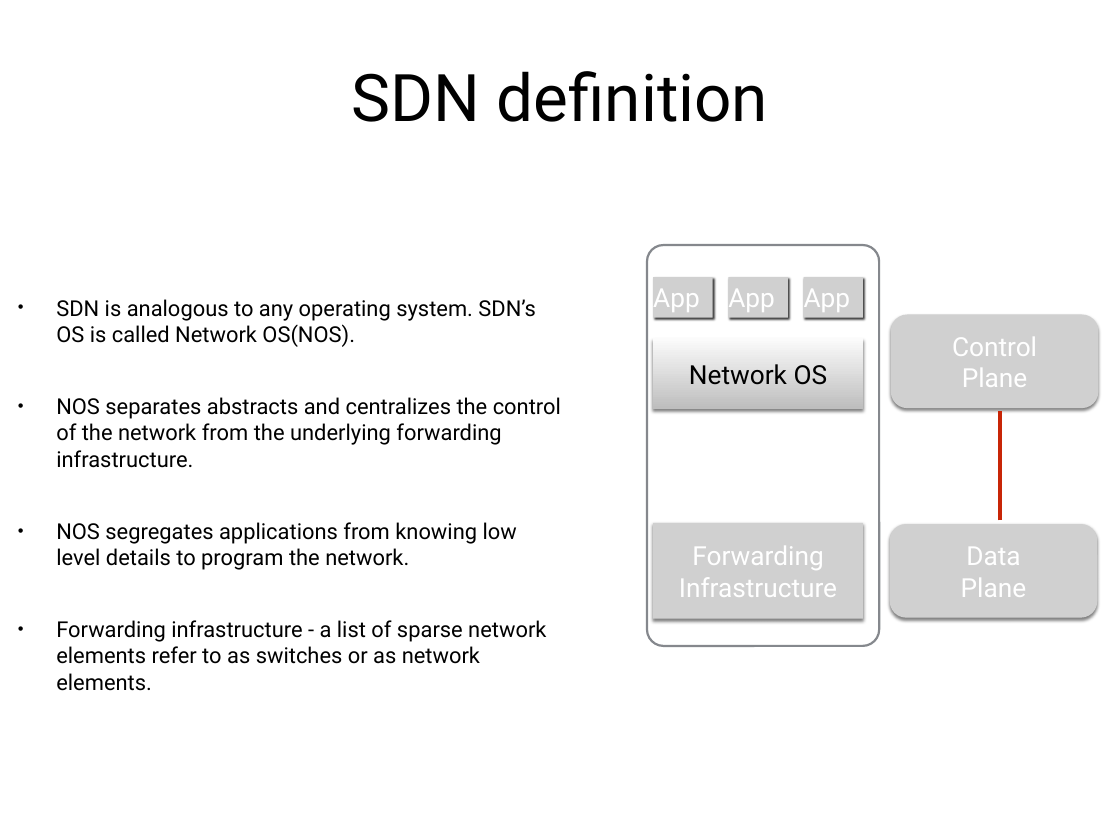
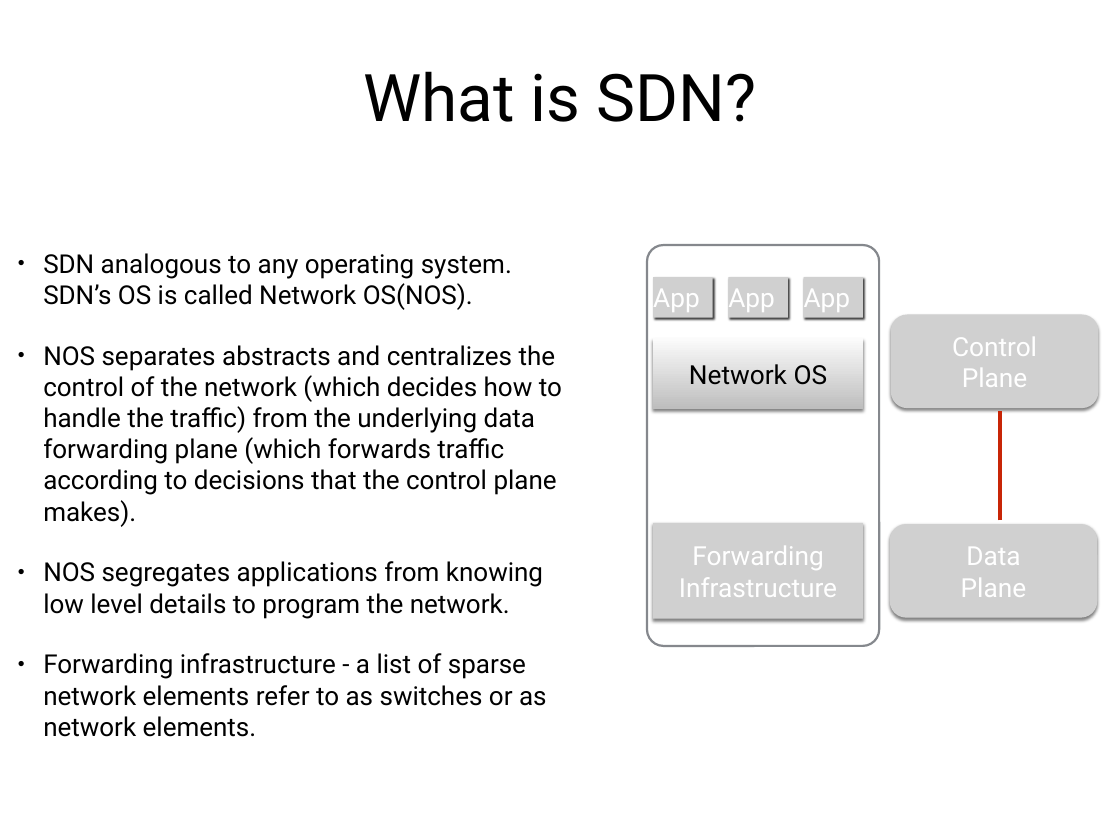
Before and after one commit to nickkaranatsios/ruby-utils, a slide deck: slide 7 of docs/sdn-lecture-notes.pptx. Drawn at 1120x840 pixels with LibreOffice and Linux fonts; fonts in the diff are those of the drawing; grey boxes stand for pictures. Boxes give left, top, right and bottom in pixels: in the first picture for what was removed or moved away, otherwise in the second. Text is boxed around its words. In the diff, an @@ line names an element or a change of style, - is before the commit and + after.

Commit message:
add one/two slides

```diff
--- a/docs/sdn-lecture-notes.pptx
+++ b/docs/sdn-lecture-notes.pptx
@@ title at (363,71,757,122): text changed @@
-SDN definition
+What is SDN?
@@ text at (43,253,562,527): text changed; size 20 to 23.8 pt @@
-• SDN is analogous to any operating system. SDN’s OS is called Network OS(NOS).
-• NOS separates abstracts and centralizes the control of the network from the underlying forwarding infrastructure.
+• SDN analogous to any operating system. SDN’s OS is called Network OS(NOS).
+• NOS separates abstracts and centralizes the control of the network (which decides how to handle the traffic) from the underlying data forwarding plane (which forwards traffic according to decisions that the control plane makes).
@@ text at (43,561,547,737): size 20 to 23.8 pt in "NOS segregates applications from knowing low level ...", "Forwarding infrastructure - a list of sparse ..."; indent changed; less space between paragraphs @@
```
Also in this commit, not shown: 9 other slides changed, 1 slide added, 1 slide removed.
